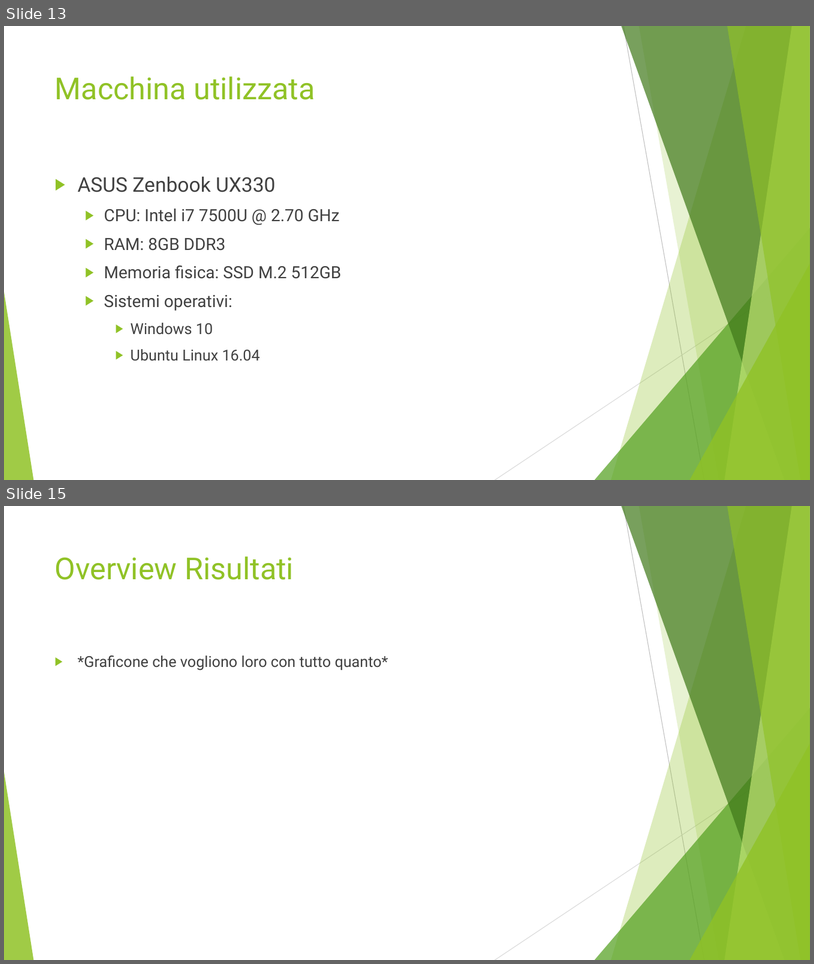
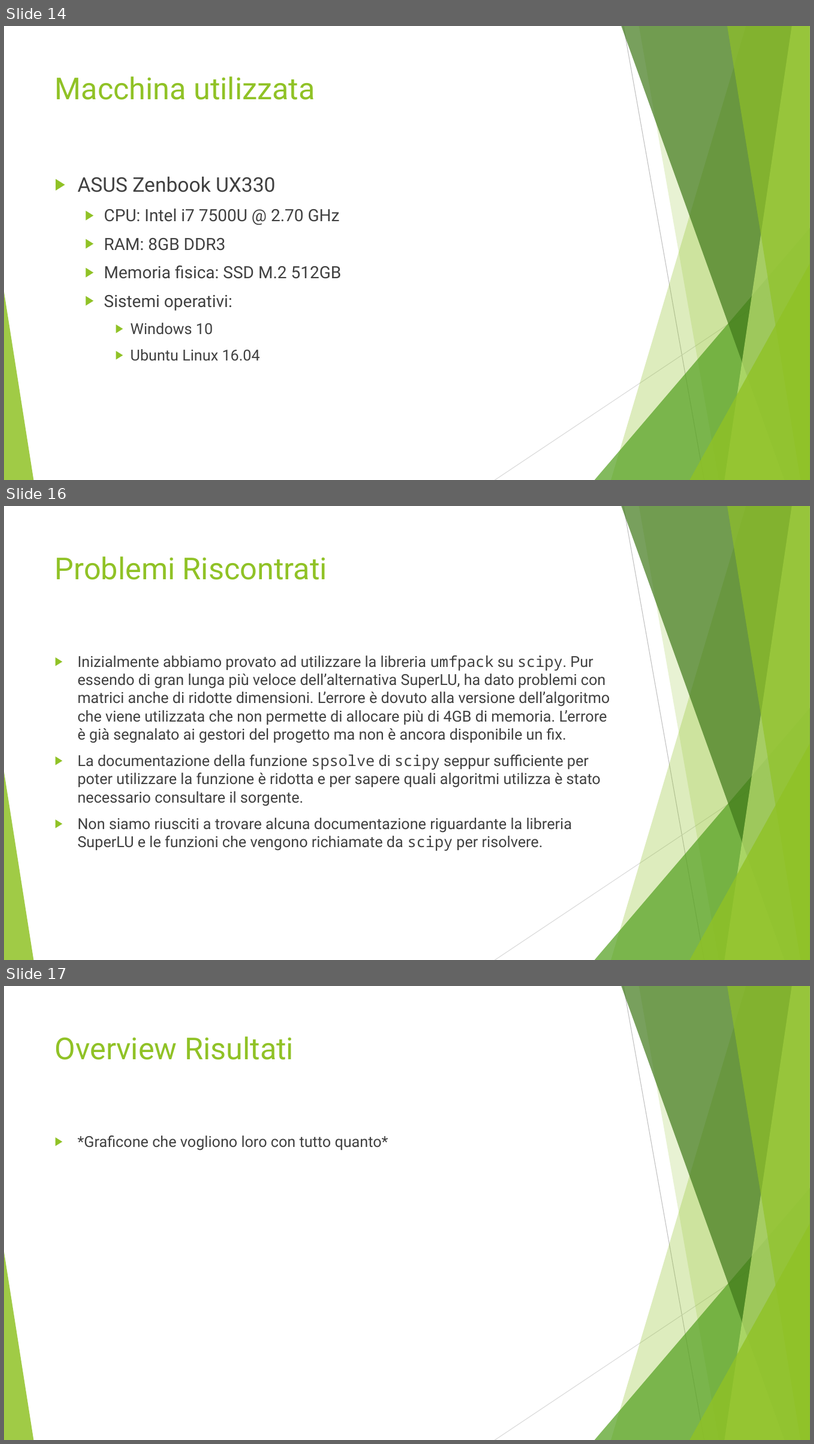
Before and after one commit to CostantiniMatteo/progetto-mcs, a slide deck: presentazione.pptx. Shown one above the other, each under a label of ours: slides 13 and 15 before the commit, slides 14, 16 and 17 after it; the slides between them are not shown. The pictures are 814x964 and 814x1444 pixels, drawn with LibreOffice and Linux fonts; fonts in the diff are those of the drawing. Boxes give left, top, right and bottom in pixels: in the first picture for what was removed or moved away, otherwise in the second. Text is boxed around its words. In the diff, an @@ line names an element or a change of style, - is before the commit and + after.

```diff
--- a/presentazione.pptx
+++ b/presentazione.pptx
@@ slide 16 added at [4,506,810,960], background #FFFFFF; not listed: 10 template elements that a slide beside it also shows @@
@@ title added at [55,556,327,580], 36 pt, text #90C226 @@
+Problemi Riscontrati
@@ text added at [78,655,610,850], 18 pt, text #404040 @@
+▶ Inizialmente abbiamo provato ad utilizzare la libreria umfpack su scipy. Pur essendo di gran lunga più veloce dell’alternativa SuperLU, ha dato problemi con matrici anche di ridotte dimensioni. L’errore è dovuto alla versione dell’algoritmo che viene utilizzata che non permette di allocare più di 4GB di memoria. L’errore è già segnalato ai gestori del progetto ma non è ancora disponibile un fix.
+▶ La documentazione della funzione spsolve di scipy seppur sufficiente per poter utilizzare la funzione è ridotta e per sapere quali algoritmi utilizza è stato necessario consultare il sorgente.
+▶ Non siamo riusciti a trovare alcuna documentazione riguardante la libreria SuperLU e le funzioni che vengono richiamate da scipy per risolvere.
@@ what was slide 13 is now slide 14 @@
@@ what was slide 15 is now slide 17 @@
```
Also in this commit, not shown: 8 slides changed, 2 other slides added, 1 slide removed.
